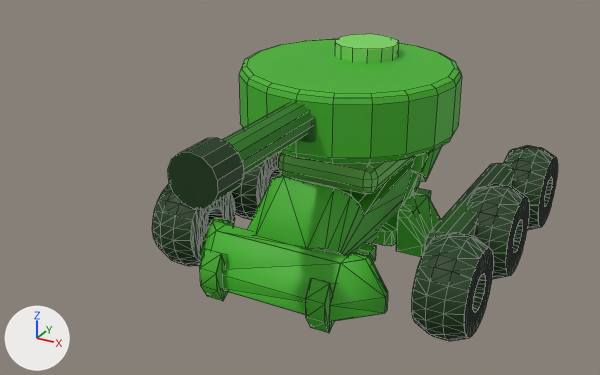
The Blender file blender-3d/source/toy_tank.blend: old version first, new version second.
One viewpoint serves both versions: a camera (50 mm lens) standing at (2.04, -4.34, 2.46) and looking at (0.05, -0.72, 0.65). The lights are fixed; the arrows at lower left show +X, +Y and +Z. The picture after the commit comes second. Mesh edges are drawn as thin lines on the coarser meshes.

Objects in the first picture: 'Barrel', 'Hull', 'HullDeck', 'MuzzleBrake', 'TrackSkirtL', 'Turret', 'TurretHatch', 'WheelL1', 'WheelL2', 'WheelL3', 'WheelR1', 'WheelR2' and 1 more.
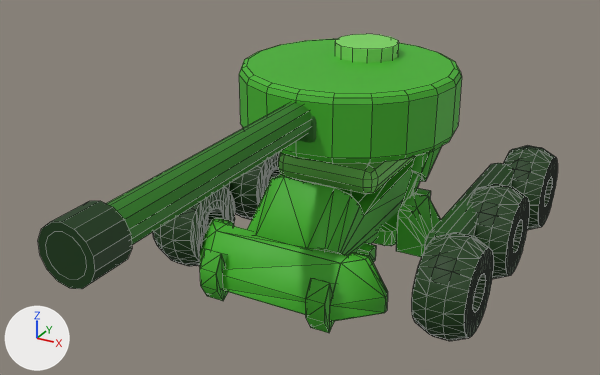
Where the newer file only moved an object's origin or applied its transform, the numbers keep the older frame.

Where the change shows, as pixel boxes (x1, y1, x2, y2) in the pictures (600 x 375 px):
'MuzzleBrake', moved: before (168, 138, 244, 209); after (38, 201, 132, 289)
'Barrel', reshaped: before (223, 103, 312, 174); after (106, 103, 312, 245)

The edits, one by one:
me_cylinder_002 is used by ob_barrel; parent ob_barrelpivot; location (0.0, -0.56, 0.0); rotation (1.571, 0.0, 0.0), in degrees (90, 0, 0).
me_cylinder_002 had 28 vertices, 16 faces and spanned x -0.073..0.073, y -0.075..0.075, z -0.5..0.5.
me_cylinder_002 now has 28 vertices, 16 faces and spans x -0.073..0.073, y -0.075..0.075, z -0.5..1.186.
me_cylinder_002 part 1: all 14 vertices in x -0.073..0.073, y -0.075..0.075, z 0.5 are moved by (0.0, 0.0, 0.686).
Object 'MuzzleBrake' (ob_muzzlebrake) moves from (0.0, -1.06, 0.0) to (0.0, -1.666, 0.0).
